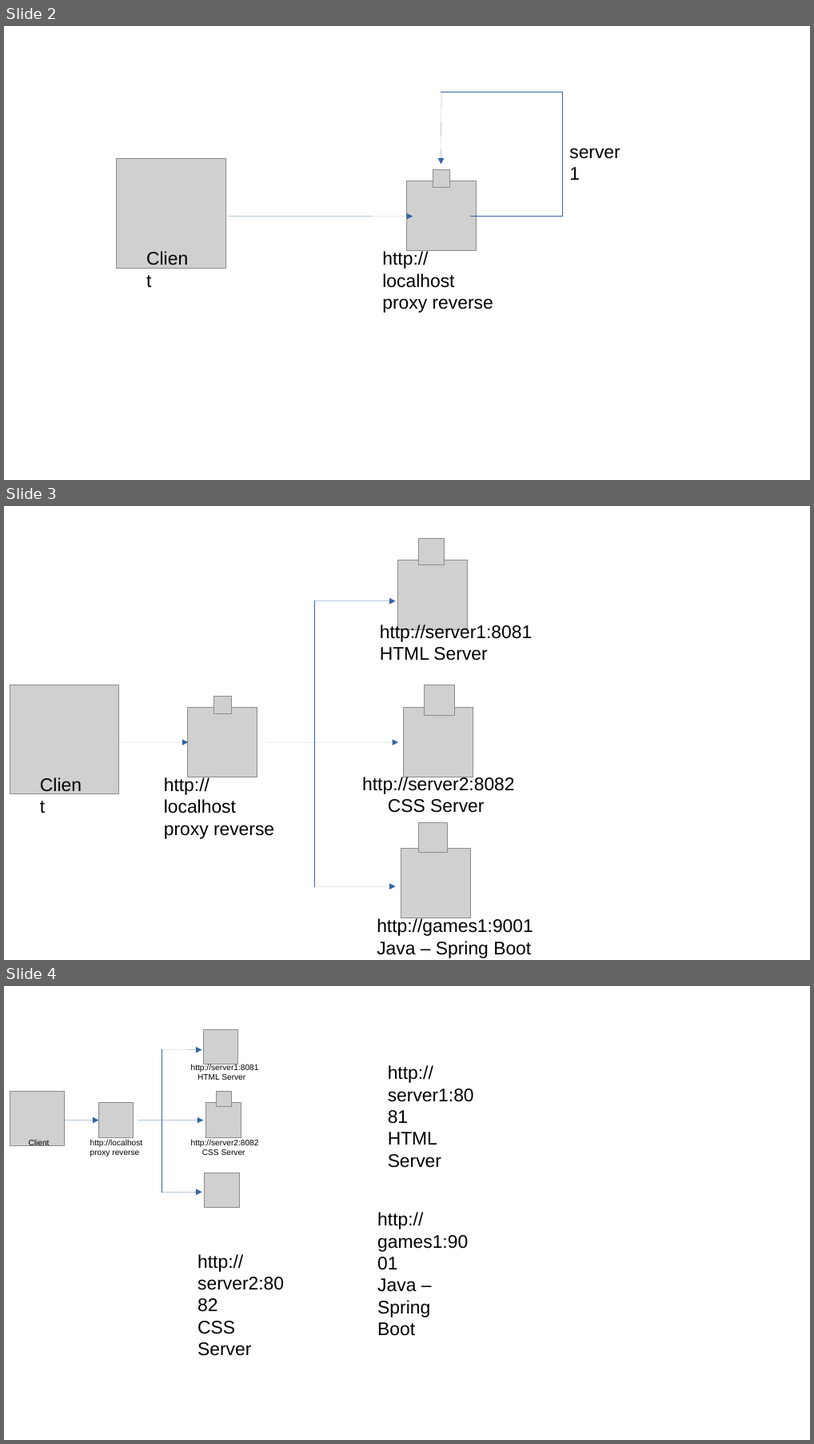
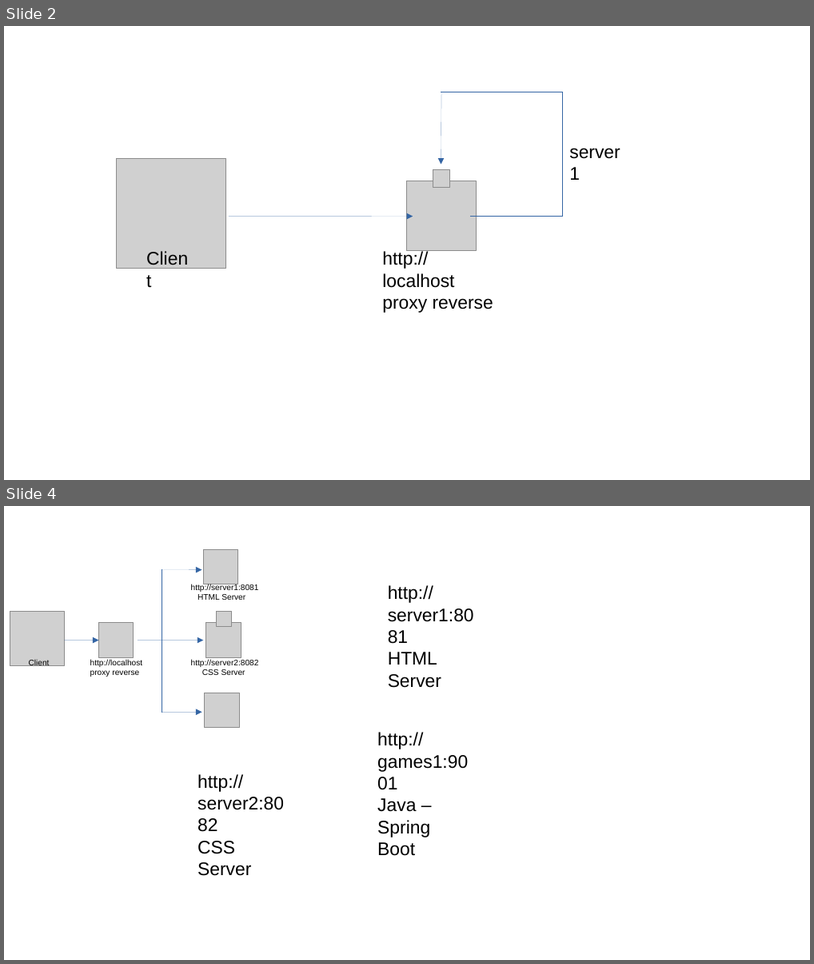
Before and after one commit to AntonioJavaDeveloper/assets, a slide deck: nginx-concepts/documents/horizontal-slide-round-robin.odp. Shown one above the other, each under a label of ours: slides 2, 3 and 4 before the commit, slides 2 and 4 after it; the slides between them are not shown. The pictures are 814x1444 and 814x964 pixels, drawn with LibreOffice and Linux fonts; fonts in the diff are those of the drawing; grey boxes stand for pictures; background and template pictures are left out. Boxes give left, top, right and bottom in pixels: in the first picture for what was removed or moved away, otherwise in the second. Text is boxed around its words. In the diff, an @@ line names an element or a change of style, - is before the commit and + after.

```diff
--- a/nginx-concepts/documents/horizontal-slide-round-robin.odp
+++ b/nginx-concepts/documents/horizontal-slide-round-robin.odp
@@ slide 3 removed at (4,506,810,960), background #FFFFFF @@
@@ picture removed at (419,539,445,564) @@
@@ picture removed at (398,560,468,630) @@
@@ line removed from (315, 601) to (315, 887) @@
@@ arrow removed from (315, 601) to (395, 601) @@
@@ text removed at (380,624,532,660) @@
-http://server1:8081
-HTML Server
@@ picture removed at (10,684,120,794) @@
@@ picture removed at (214,696,231,714) @@
@@ picture removed at (425,684,455,716) @@
@@ picture removed at (188,708,257,776) @@
@@ picture removed at (404,708,474,776) @@
@@ arrow removed from (119, 742) to (189, 742) @@
@@ arrow removed from (266, 742) to (398, 742) @@
@@ text removed at (33,769,94,874) @@
-Client
@@ text removed at (164,776,274,839) @@
-http://localhost
-proxy reverse
@@ text removed at (362,776,514,812) @@
-http://server2:8082
-CSS Server
@@ picture removed at (419,823,448,852) @@
@@ picture removed at (402,848,471,918) @@
@@ arrow removed from (315, 887) to (395, 887) @@
@@ text removed at (377,917,534,958) @@
-http://games1:9001
-Java – Spring Boot
```
Also in this commit, not shown: 1 slide added, 1 other file.
